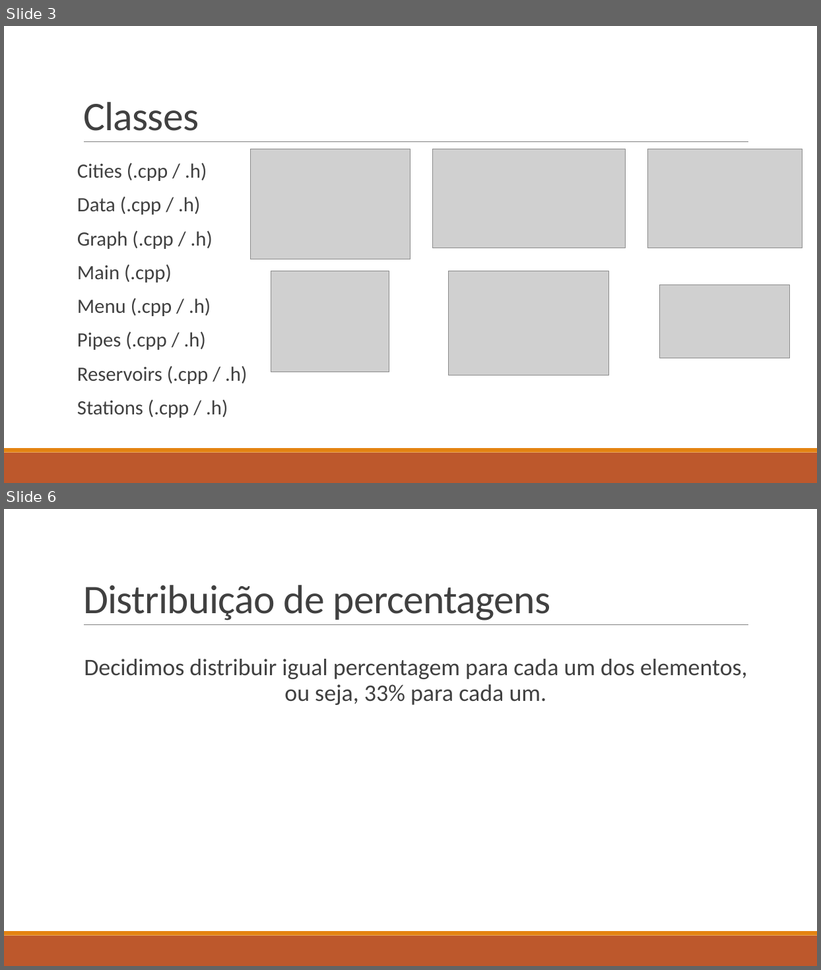
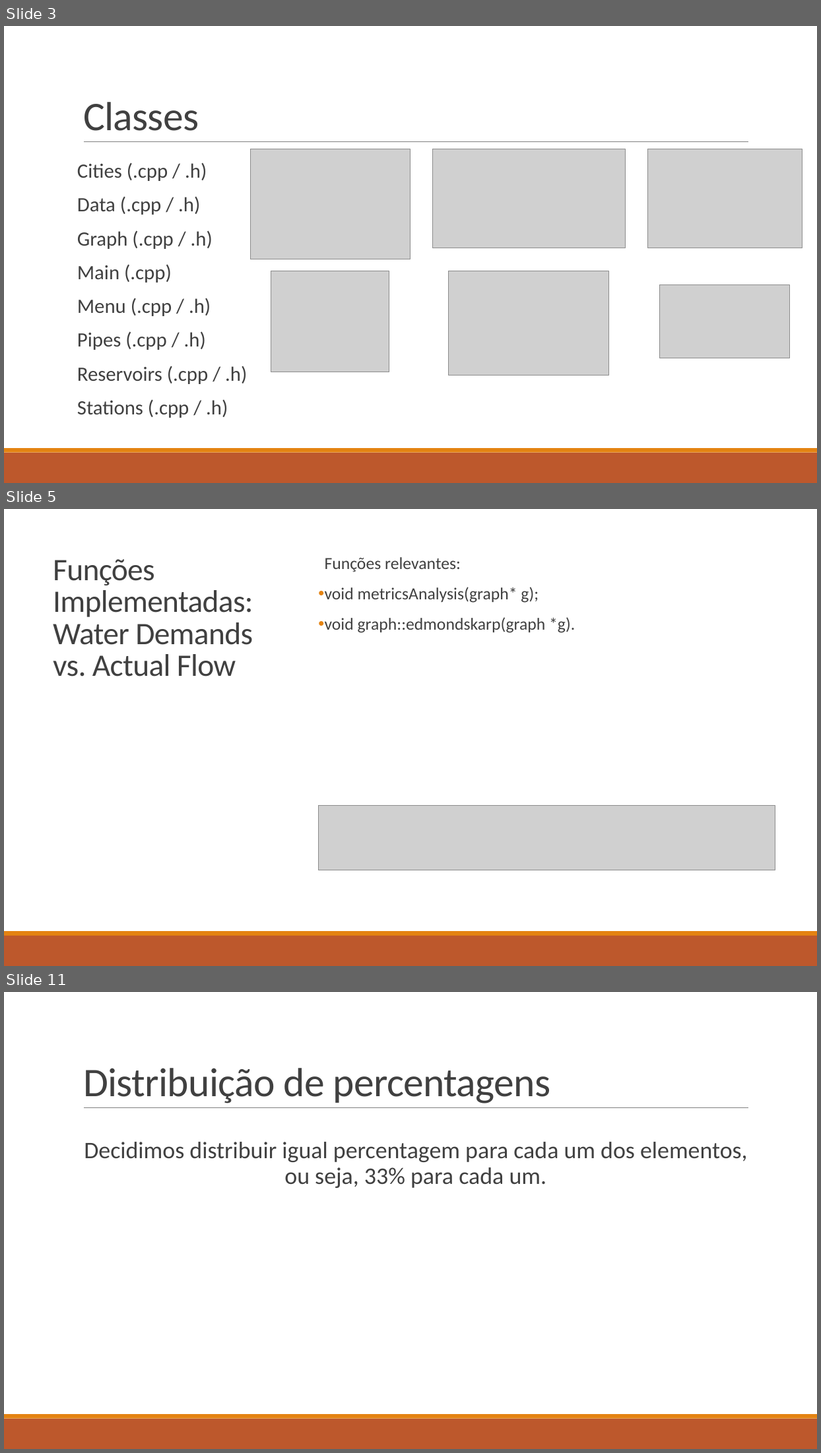
Before and after one commit to Eduarda34/FEUP-DA, a slide deck: Projeto 1 - DA.pptx. Shown one above the other, each under a label of ours: slides 3 and 6 before the commit, slides 3, 5 and 11 after it; the slides between them are not shown. The pictures are 821x970 and 821x1453 pixels, drawn with LibreOffice and Linux fonts; fonts in the diff are those of the drawing; grey boxes stand for pictures. Boxes give left, top, right and bottom in pixels: in the first picture for what was removed or moved away, otherwise in the second. Text is boxed around its words. In the diff, an @@ line names an element or a change of style, - is before the commit and + after.

```diff
--- a/Projeto 1 - DA.pptx
+++ b/Projeto 1 - DA.pptx
@@ slide 5 added at (x1=4, y1=509, x2=817, y2=966), background #FFFFFF @@
@@ rectangle added at (x1=4, y1=509, x2=817, y2=931), fill #FFFFFF @@
@@ title added at (x1=53, y1=559, x2=253, y2=677), 37 pt, text #404040 @@
+Funções Implementadas:
+Water Demands vs. Actual Flow
@@ text added at (x1=325, y1=557, x2=575, y2=633), 20 pt, text #404040 @@
+  Funções relevantes:
+• void metricsAnalysis(graph* g);
+• void graph::edmondskarp(graph *g).
@@ picture added at (x1=318, y1=805, x2=775, y2=871) @@
@@ rectangle added at (x1=4, y1=931, x2=817, y2=936), fill #E48312 @@
@@ rectangle added at (x1=4, y1=936, x2=817, y2=966), fill #BD582C @@
@@ what was slide 6 is now slide 11 @@
```
Also in this commit, not shown: 1 slide changed, 5 other slides added, 1 slide removed.
